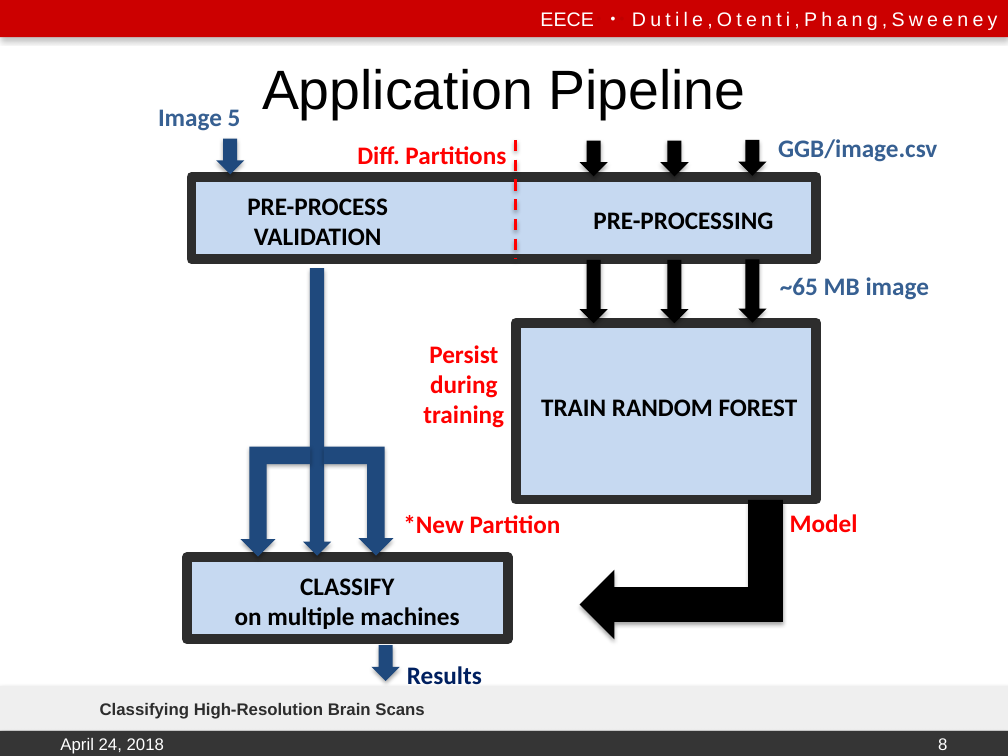
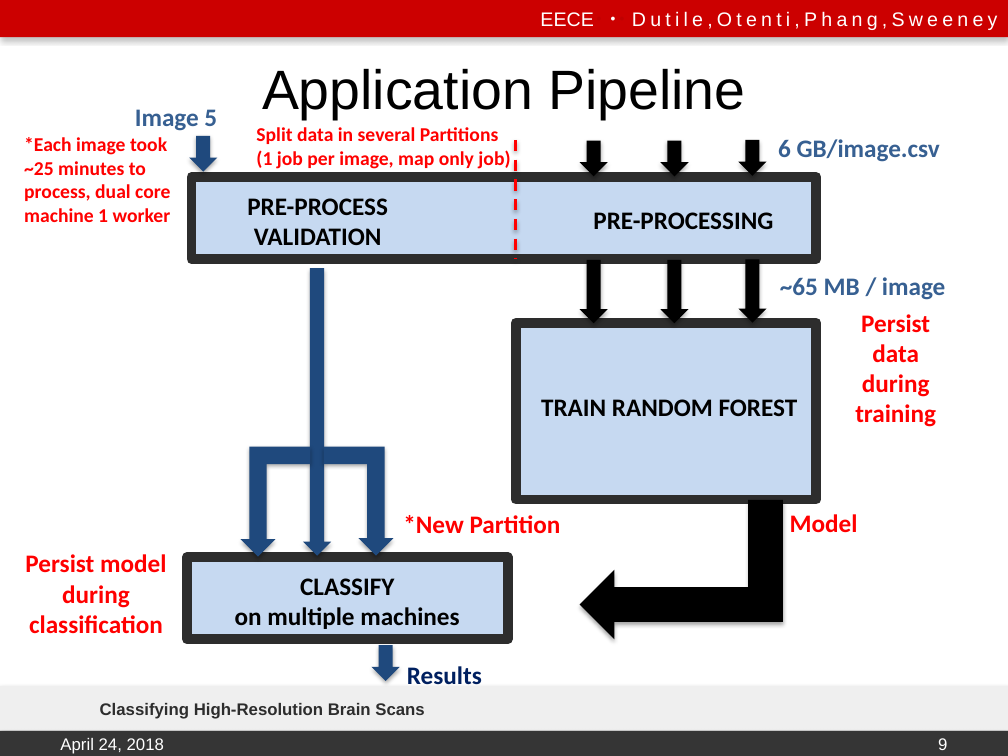
Before and after one commit to emily-jean/ml-brains, a slide deck: slide 9 of presentation/DutileOtentiPhangSweeney.pptx (slide 8 before the commit). Drawn at 1008x756 pixels with LibreOffice and Linux fonts; fonts in the diff are those of the drawing; background and template pictures are left out. Boxes give left, top, right and bottom in pixels: in the first picture for what was removed or moved away, otherwise in the second. Text is boxed around its words. In the diff, an @@ line names an element or a change of style, - is before the commit and + after.

```diff
--- a/presentation/DutileOtentiPhangSweeney.pptx
+++ b/presentation/DutileOtentiPhangSweeney.pptx
@@ text "Image 5": place and size @@
-text "Image 5" at bbox=[158, 109, 241, 131]
+text "Image 5" at bbox=[135, 109, 217, 131]
@@ text added at bbox=[24, 137, 171, 222], 14 pt, text #FF0000, bold @@
+*Each image took ~25 minutes to process, dual core machine 1 worker
@@ down arrow: place and size @@
-down arrow at bbox=[216, 139, 244, 175]
+down arrow at bbox=[190, 136, 218, 172]
@@ text at bbox=[256, 127, 510, 169]: text changed; size 18 to 14 pt @@
-Diff. Partitions
+Split data in several Partitions
+(1 job per image, map only job)
@@ text at bbox=[778, 139, 940, 162]: text changed @@
-GGB/image.csv
+6 GB/image.csv
@@ text at bbox=[780, 277, 945, 300]: text changed @@
-~65 MB image
+~65 MB / image
@@ text at bbox=[855, 314, 936, 427]: text changed @@
-Persist during training
+Persist data during training
@@ text added at bbox=[25, 554, 166, 634], 18 pt, text #FF0000, bold @@
+Persist model during classification
@@ page number at bbox=[938, 738, 947, 750]: text changed @@
-8
+9
```
Also in this commit, not shown: 8 other slides changed, 2 slides added, 8 other files.
